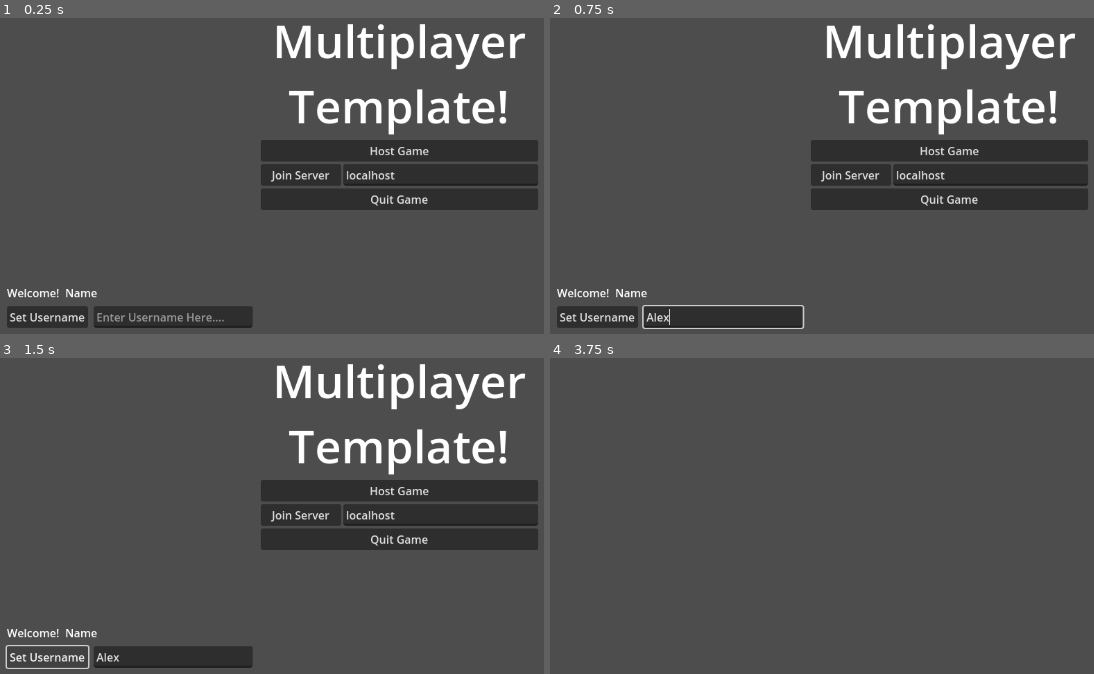
Above: before the commit, frames 1-4 (two rows, left to right).
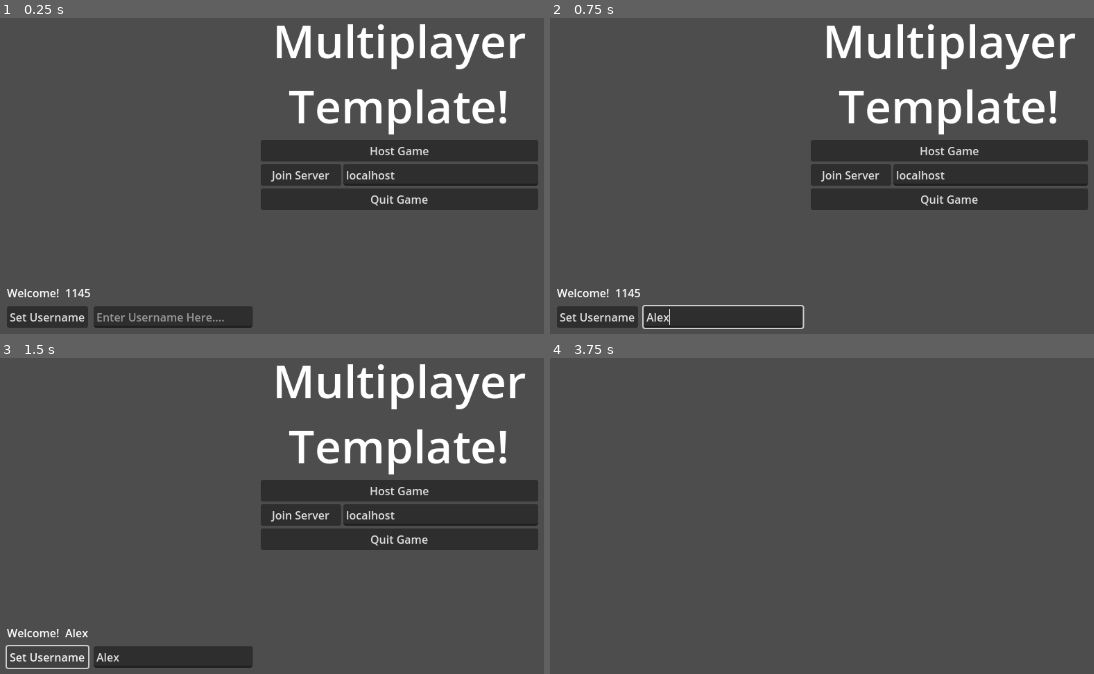
Above: after the commit, the same moments.

Repository: RichardGubijev/godot-multiplayer-template
Game: Godot game, scene res://scenes/game.tscn
The game is run twice, just before and just after one commit, with the same random seed, the same clock (stepped at 60 frames per second) and the same inputs.
Inputs (mouse positions are in pixels of both pictures, inside the frame that each line leads up to):
- Up to frame 1 (0.25 s): no input
- Up to frame 2 (0.75 s): click (724, 318) at 0.52 s; type "Alex" at 0.6 s
- Up to frame 3 (1.5 s): click "Set Username" at 1.25 s
- Up to frame 4 (3.75 s): click "Set Username" at 2 s; click "Set Username" at 2.75 s; click "Host Game" at 3.5 s

The runs differ from the first frame. In frame 1, 0.1% of the frame differs, in the area x 12-18%, y 85-89%; in frame 2, 0.1%; in frame 3, less than 0.1%; in frame 4, nothing differs.
Error before the commit: Invalid access to property or key 'username' on a base object of type 'Node (game.gd)'. (res://scripts/main_menu.gd:12)

Commit message:
add username to game to track through scenes

Diff:
--- a/scripts/game.gd
+++ b/scripts/game.gd
@@ -1,6 +1,10 @@
 extends Node
 
 @onready var main_menu: Control = $main_menu
+@onready var username: String
+
+func _enter_tree() -> void:
+	username = str((randi() % 2000) + 1000)
 
 func _ready() -> void:
 	multiplayer.peer_connected.connect(peer_connected)
@@ -8,7 +12,6 @@
 	multiplayer.connected_to_server.connect(connected_to_server)
 	multiplayer.connection_failed.connect(connection_failed)
 	multiplayer.server_disconnected.connect(server_disconnected)
-
 # SERVER SIGNALS
 
 func peer_connected(id: int):
